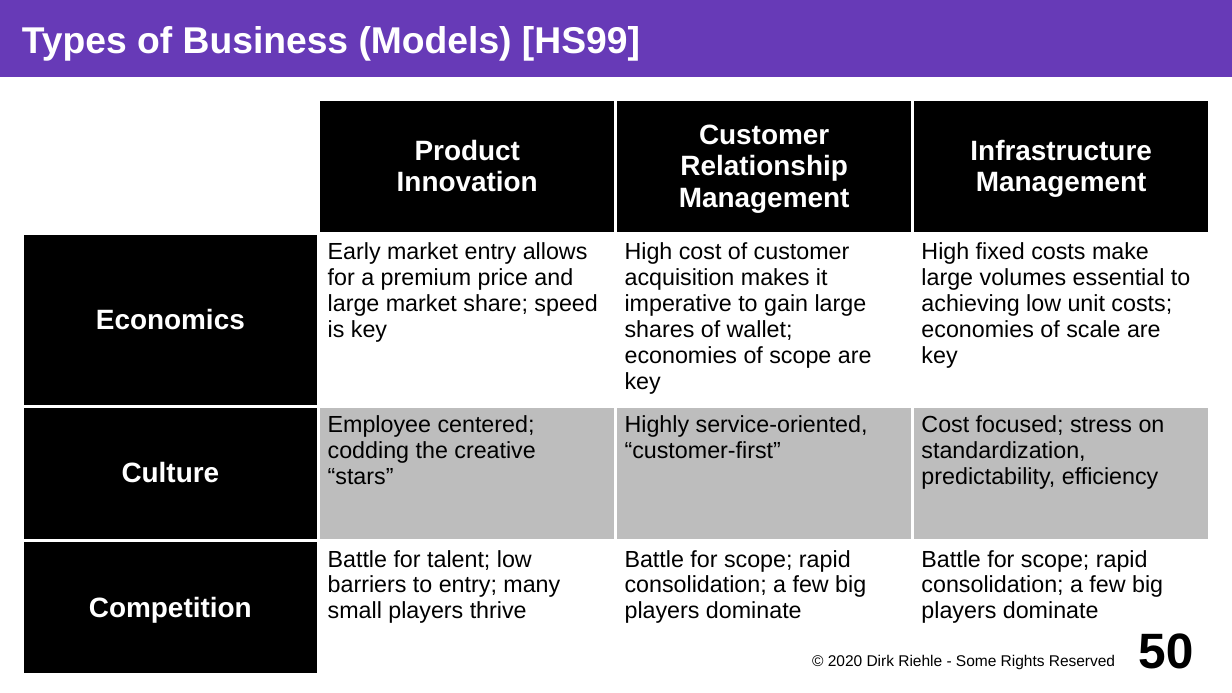
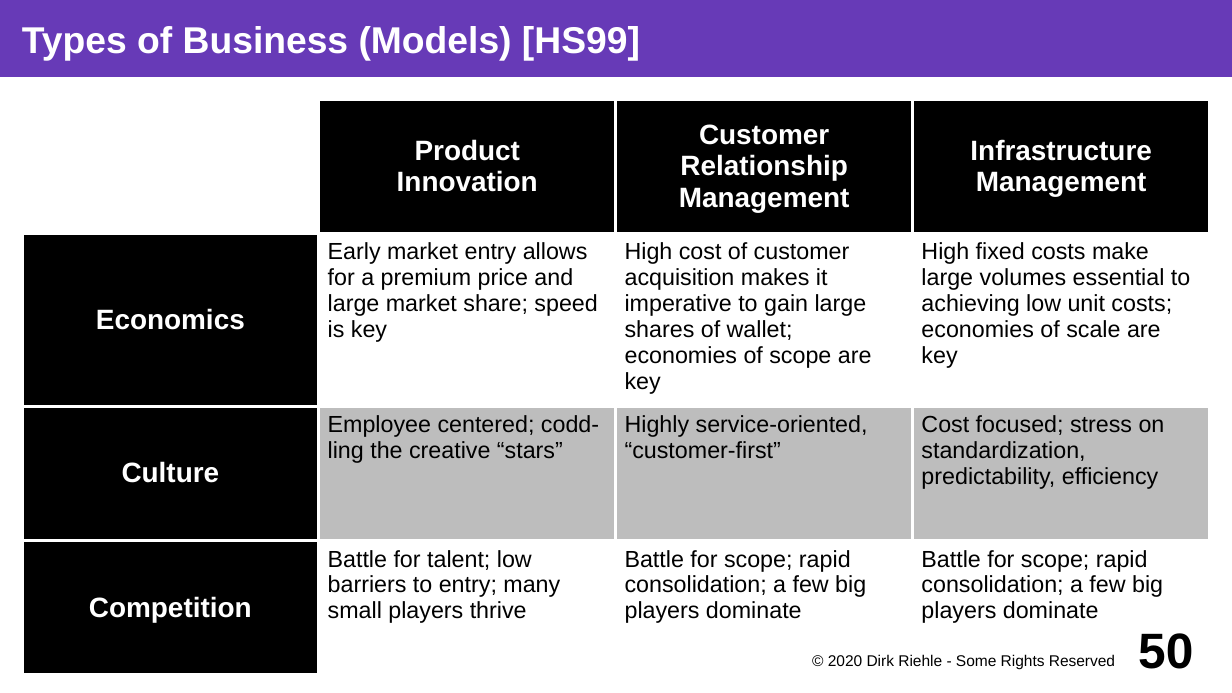
Before and after one commit to dirkriehle/coss-course, a slide deck: slide 50 of Lecture slides/COSS B04 - Business Models.odp. Drawn at 1232x693 pixels with LibreOffice and Linux fonts; fonts in the diff are those of the drawing. Boxes give left, top, right and bottom in pixels: in the first picture for what was removed or moved away, otherwise in the second. Text is boxed around its words. In the diff, an @@ line names an element or a change of style, - is before the commit and + after.

```diff
--- a/Lecture slides/COSS B04 - Business Models.odp
+++ b/Lecture slides/COSS B04 - Business Models.odp
@@ table at (22,99,1212,675) @@
-row 3, column 2: Employee centered; codding the creative “stars”
+row 3, column 2: Employee centered; codd-ling the creative “stars”
```
Also in this commit, not shown: 5 other slides changed, 1 other file.
